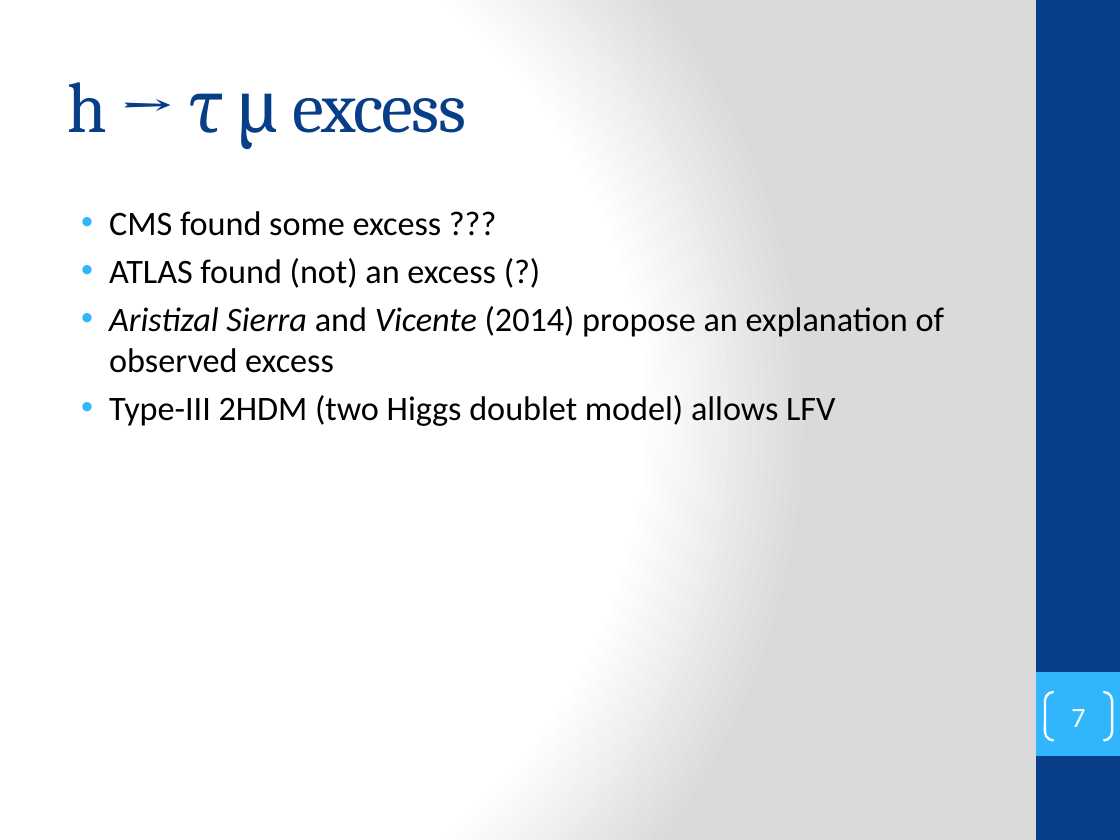
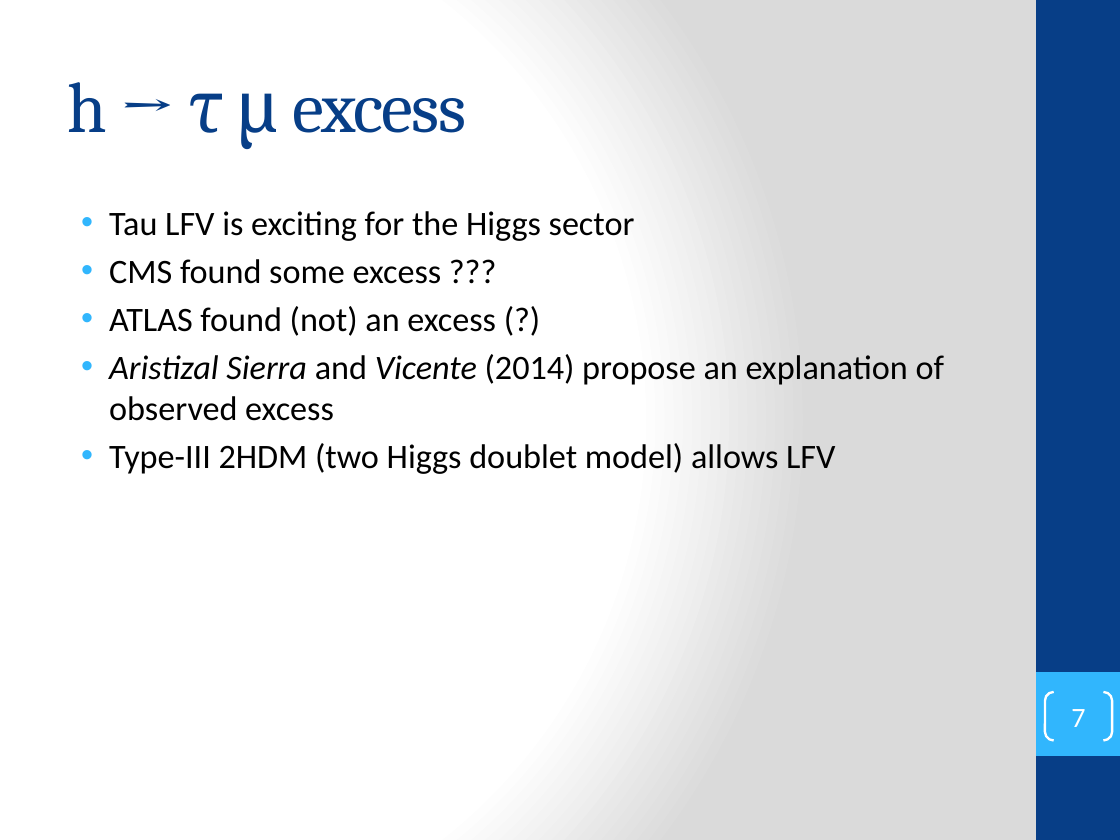
Before and after one commit to secret-agent-drone/lit-review, a slide deck: slide 7 of LiteratureReview_talk/lit_review_talk.pptx. Drawn at 1120x840 pixels with LibreOffice and Linux fonts; fonts in the diff are those of the drawing. Boxes give left, top, right and bottom in pixels: in the first picture for what was removed or moved away, otherwise in the second. Text is boxed around its words. In the diff, an @@ line names an element or a change of style, - is before the commit and + after.

```diff
--- a/LiteratureReview_talk/lit_review_talk.pptx
+++ b/LiteratureReview_talk/lit_review_talk.pptx
@@ text at bbox=[109, 211, 635, 241]: paragraph added @@
+• Tau LFV is exciting for the Higgs sector
```
Also in this commit, not shown: 8 other slides changed, 1 slide added, 6 other files.
